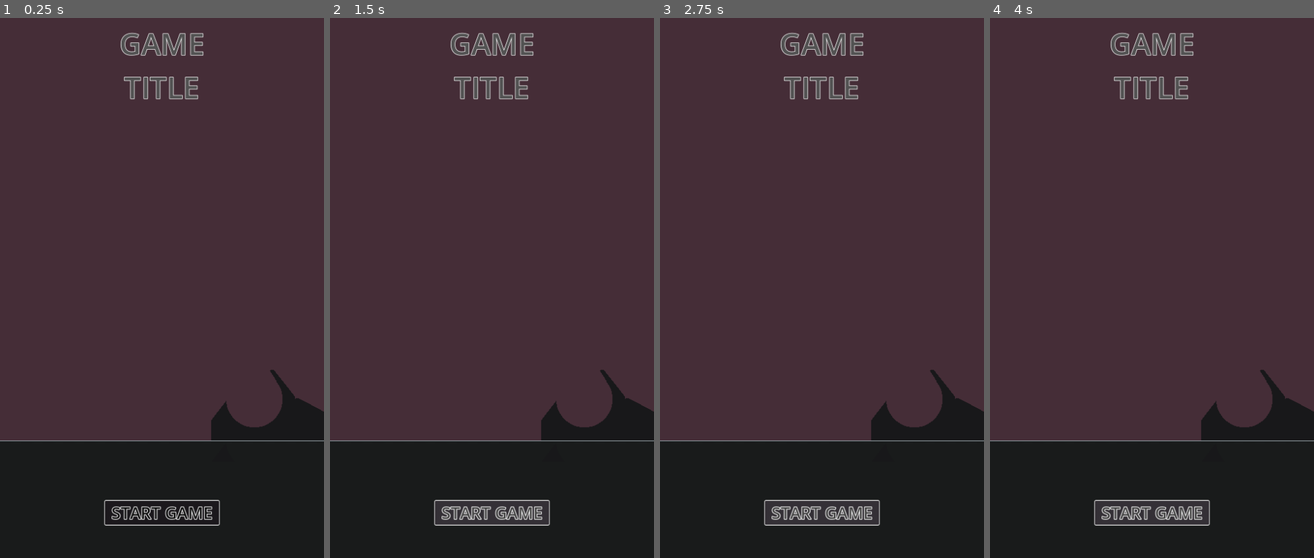
Above: before the commit, frames 1-4 (left to right).
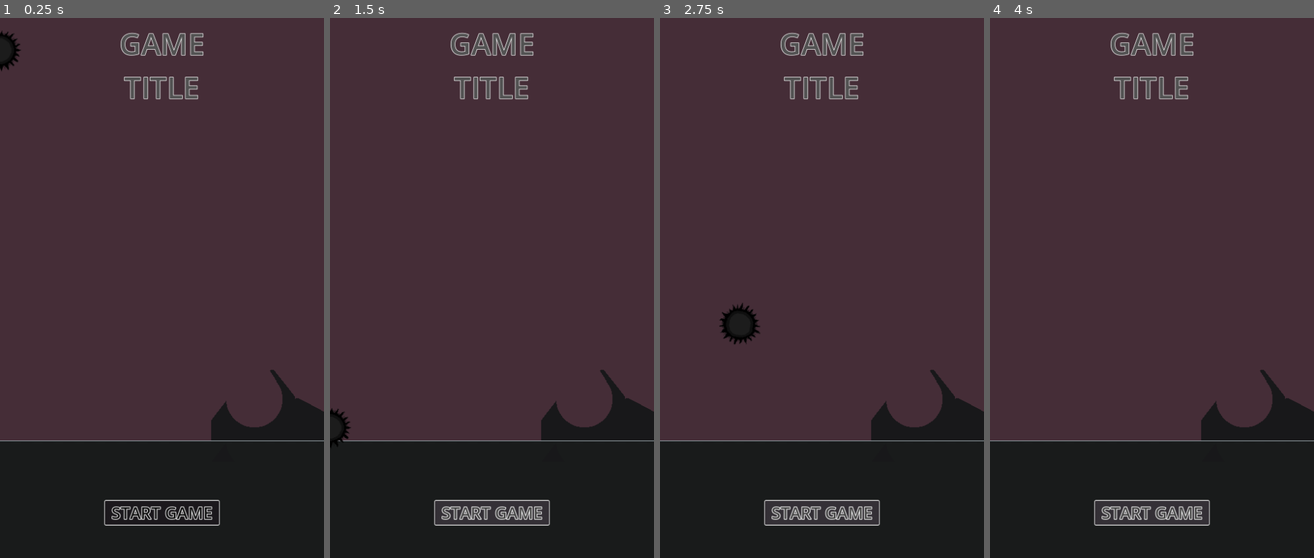
Above: after the commit, the same moments.

Repository: Arctia/42-GameJam
Game: Godot game, scene res://src/UI/title_screen.tscn
The game is run twice, just before and just after one commit, with the same random seed, the same clock (stepped at 60 frames per second) and the same inputs. The project has no main scene, so this scene is started directly.
Inputs:
- Up to frame 1 (0.25 s): no input
- Up to frame 2 (1.5 s): click "START GAME" at 0.5 s; click "START GAME" at 1.25 s
- Up to frame 3 (2.75 s): tap Enter at 2 s; hold Right (move_right, bound only after the commit) from 2.03 s (still down); tap Space (jump, bound only after the commit) at 2.1, 2.27, 2.57 s
- Up to frame 4 (4 s): tap Space (jump, bound only after the commit) at 2.85, 3.02, 3.32, 3.6 s; release Right (move_right, bound only after the commit) at 3.53 s; hold A (move_left, bound only after the commit) from 3.53 s (still down)

The runs differ from the first frame. In frame 1, 0.3% of the frame differs, in the area x 0-7%, y 2-10%; in frame 2, 0.3%; in frame 3, 0.6%, in the area x 18-31%, y 52-61%; in frame 4, nothing differs.

Commit message:
add ash sprite

Diff:
--- a/project.godot
+++ b/project.godot
@@ -19,6 +19,38 @@
 window/size/viewport_width=491
 window/size/viewport_height=818
 
+[input]
+
+move_right={
+"deadzone": 0.5,
+"events": [Object(InputEventKey,"resource_local_to_scene":false,"resource_name":"","device":-1,"window_id":0,"alt_pressed":false,"shift_pressed":false,"ctrl_pressed":false,"meta_pressed":false,"pressed":false,"keycode":0,"physical_keycode":4194321,"key_label":0,"unicode":0,"echo":false,"script":null)
+, Object(InputEventKey,"resource_local_to_scene":false,"resource_name":"","device":-1,"window_id":0,"alt_pressed":false,"shift_pressed":false,"ctrl_pressed":false,"meta_pressed":false,"pressed":false,"keycode":0,"physical_keycode":68,"key_label":0,"unicode":100,"echo":false,"script":null)
+]
+}
+move_left={
+"deadzone": 0.5,
+"events": [Object(InputEventKey,"resource_local_to_scene":false,"resource_name":"","device":-1,"window_id":0,"alt_pressed":false,"shift_pressed":false,"ctrl_pressed":false,"meta_pressed":false,"pressed":false,"keycode":0,"physical_keycode":65,"key_label":0,"unicode":97,"echo":false,"script":null)
+, Object(InputEventKey,"resource_local_to_scene":false,"resource_name":"","device":-1,"window_id":0,"alt_pressed":false,"shift_pressed":false,"ctrl_pressed":false,"meta_pressed":false,"pressed":false,"keycode":0,"physical_keycode":4194319,"key_label":0,"unicode":0,"echo":false,"script":null)
+]
+}
+move_up={
+"deadzone": 0.5,
+"events": [Object(InputEventKey,"resource_local_to_scene":false,"resource_name":"","device":-1,"window_id":0,"alt_pressed":false,"shift_pressed":false,"ctrl_pressed":false,"meta_pressed":false,"pressed":false,"keycode":0,"physical_keycode":87,"key_label":0,"unicode":119,"echo":false,"script":null)
+, Object(InputEventKey,"resource_local_to_scene":false,"resource_name":"","device":-1,"window_id":0,"alt_pressed":false,"shift_pressed":false,"ctrl_pressed":false,"meta_pressed":false,"pressed":false,"keycode":0,"physical_keycode":4194320,"key_label":0,"unicode":0,"echo":false,"script":null)
+]
+}
+move_down={
+"deadzone": 0.5,
+"events": [Object(InputEventKey,"resource_local_to_scene":false,"resource_name":"","device":-1,"window_id":0,"alt_pressed":false,"shift_pressed":false,"ctrl_pressed":false,"meta_pressed":false,"pressed":false,"keycode":0,"physical_keycode":4194322,"key_label":0,"unicode":0,"echo":false,"script":null)
+, Object(InputEventKey,"resource_local_to_scene":false,"resource_name":"","device":-1,"window_id":0,"alt_pressed":false,"shift_pressed":false,"ctrl_pressed":false,"meta_pressed":false,"pressed":false,"keycode":0,"physical_keycode":83,"key_label":0,"unicode":115,"echo":false,"script":null)
+]
+}
+jump={
+"deadzone": 0.5,
+"events": [Object(InputEventKey,"resource_local_to_scene":false,"resource_name":"","device":-1,"window_id":0,"alt_pressed":false,"shift_pressed":false,"ctrl_pressed":false,"meta_pressed":false,"pressed":false,"keycode":0,"physical_keycode":32,"key_label":0,"unicode":32,"echo":false,"script":null)
+]
+}
+
 [rendering]
 
 renderer/rendering_method="gl_compatibility"
--- a/src/UI/title_screen.tscn
+++ b/src/UI/title_screen.tscn
@@ -1,8 +1,9 @@
-[gd_scene load_steps=4 format=3 uid="uid://seo6w0nnxdql"]
+[gd_scene load_steps=5 format=3 uid="uid://seo6w0nnxdql"]
 
 [ext_resource type="Theme" uid="uid://csi604a0328au" path="res://src/theme.tres" id="1_sdxuo"]
 [ext_resource type="Script" path="res://src/UI/title_screen.gd" id="2_fqmvn"]
 [ext_resource type="PackedScene" uid="uid://bmen4pi0ult14" path="res://src/tilemap/tile_map.tscn" id="3_jbddq"]
+[ext_resource type="PackedScene" uid="uid://x8ukfuvvqph" path="res://src/entities/ash.tscn" id="4_pmvk2"]
 
 [node name="TitleScreen" type="Control"]
 layout_mode = 3
@@ -23,6 +24,9 @@
 
 [node name="map_fw" parent="Node2D" instance=ExtResource("3_jbddq")]
 layer_0/tile_data = PackedInt32Array(1179661, 983040, 7, 1048588, 917504, 5, 1114124, 917504, 6, 1179660, 917504, 7, 12 …(323 unchanged characters)…
+
+[node name="ash" parent="Node2D" instance=ExtResource("4_pmvk2")]
+ACC = 8.0
 
 [node name="Label" type="Label" parent="."]
 layout_mode = 1
--- /dev/null
+++ b/src/entities/ash.gd
@@ -0,0 +1,80 @@
+extends CharacterBody2D
+
+signal setup_ashes(total_ash, current_ash)
+signal consume_ashes(new_value)
+
+@export var ACC:float = 0
+@export var MAX_SPEED:float = 400
+@export var JUMP:float = -700
+var FRICTION:float
+var moving:bool = false
+var idle:float = 0.0
+
+@export var ashes_full:float = 100000
+@export var ashes_amount:float = 100000
+
+var gravity:float = ProjectSettings.get_setting("physics/2d/default_gravity") *1.5
+var is_jumping:bool = true
+
+func _ready():
+	FRICTION = ACC
+
+func _physics_process(delta):
+	if self.move(delta): self.reduce_ashes(delta)
+	self.jumping(delta)
+	self.check_anim()
+	self.rotating(delta)
+	move_and_slide()
+
+func move(_delta) -> bool:
+	var xaxis = Input.get_axis("move_left", "move_right")
+
+	if xaxis and self.ashes_amount > 0: velocity.x += xaxis * ACC
+	else: velocity.x = move_toward(velocity.x, 0, FRICTION/2)
+	velocity.x = clampf(velocity.x, -MAX_SPEED, MAX_SPEED)
+	if velocity.x != 0: return true
+	return false
+
+func jumping(delta) -> void:
+	if not is_on_floor(): velocity.y += gravity * delta
+	elif Input.is_action_just_pressed("jump") and self.ashes_amount > 0:
+		velocity.y += JUMP
+		self.ashes_amount -= abs(JUMP) * delta
+		consume_ashes.emit(self.ashes_amount)
+
+func reduce_ashes(delta) -> void:
+	if self.ashes_amount > 0:
+		self.ashes_amount -= abs(velocity.x) * delta
+		consume_ashes.emit(self.ashes_amount)
+	else: velocity.x = 0
+
+func rotating(delta) -> void:
+	if velocity.x != 0:
+		self.idle = 0
+		var grad:float = velocity.x / 100
+		self.rotate(deg_to_rad(grad))
+	else:
+		self.idle += delta
+		self.rotation = move_toward(self.rotation, 0.0, delta * 3)
+
+func check_anim() -> void:
+	if velocity == Vector2(0,0): self.open_eyes()
+	else: self.close_eyes()
+	if self.idle > 5:
+		#$AnimationPlayer.play("Idle")
+		self.idle = 0
+
+func open_eyes() -> void:
+	if not moving: return
+	moving = false
+	#$AnimationPlayer.play("Open_Eyes")
+
+func close_eyes() -> void:
+	if moving: return
+	moving = true
+	#$AnimationPlayer.play("Close_Eyes")
+
+func get_more_ash(value:float) -> void:
+	self.ashes_amount += value
+	if self.ashes_amount > self.ashes_full: self.ashes_amount = self.ashes_full
+	consume_ashes.emit(self.ashes_amount)
--- /dev/null
+++ b/src/entities/ash.tscn
@@ -0,0 +1,36 @@
+[gd_scene load_steps=8 format=3 uid="uid://x8ukfuvvqph"]
+
+[ext_resource type="Shader" path="res://src/entities/ashes.gdshader" id="1_7el0b"]
+[ext_resource type="Script" path="res://src/entities/ash.gd" id="1_ekyna"]
+[ext_resource type="Texture2D" uid="uid://dl5w78wxn1goa" path="res://assets/ash/Ashes-0001.png" id="2_x26s7"]
+
+[sub_resource type="FastNoiseLite" id="FastNoiseLite_3u4q0"]
+frequency = 0.009
+
+[sub_resource type="NoiseTexture2D" id="NoiseTexture2D_skocy"]
+width = 32
+height = 32
+as_normal_map = true
+bump_strength = 1.0
+noise = SubResource("FastNoiseLite_3u4q0")
+
+[sub_resource type="ShaderMaterial" id="ShaderMaterial_y70k8"]
+shader = ExtResource("1_7el0b")
+shader_parameter/noise = SubResource("NoiseTexture2D_skocy")
+
+[sub_resource type="CircleShape2D" id="CircleShape2D_hmren"]
+radius = 28.2843
+
+[node name="ash" type="CharacterBody2D"]
+script = ExtResource("1_ekyna")
+
+[node name="Sprite2D" type="Sprite2D" parent="."]
+material = SubResource("ShaderMaterial_y70k8")
+texture = ExtResource("2_x26s7")
+
+[node name="Sprite2D2" type="Sprite2D" parent="."]
+
+[node name="CollisionShape2D" type="CollisionShape2D" parent="."]
+shape = SubResource("CircleShape2D_hmren")
+
+[node name="AnimationPlayer" type="AnimationPlayer" parent="."]
--- /dev/null
+++ b/src/entities/ashes.gdshader
@@ -0,0 +1,17 @@
+shader_type canvas_item;
+
+uniform sampler2D noise;
+
+void fragment() {
+	float angle = TIME;
+	vec2 dist = vec2(.5) - UV;
+	float s = sin(angle);
+	float c = cos(angle);
+	mat2 m = mat2(vec2(c, -s), vec2(s, c));
+	dist *= m;
+	vec4 coord = texture(noise, dist);
+	coord.x -= .5;
+	coord.y -= .5;
+	vec4 lens_color = texture(TEXTURE, UV + coord.xy);
+    COLOR = lens_color;
+}
Binary file added: assets/ash/Ashes-0001.png
Not shown, added: assets/ash/Ashes-0001.png.import
Binary file added: assets/ash/Ashes-eyes-0001.png
Not shown, added: assets/ash/Ashes-eyes-0001.png.import
Binary file added: assets/ash/Ashes-eyes-0002.png
Not shown, added: assets/ash/Ashes-eyes-0002.png.import
Binary file added: assets/ash/Ashes-eyes-0003.png
Not shown, added: assets/ash/Ashes-eyes-0003.png.import
Binary file added: assets/ash/Eyes10.png
Not shown, added: assets/ash/Eyes10.png.import
Binary file added: assets/ash/Eyes7.png
Not shown, added: assets/ash/Eyes7.png.import
(and 4 more such lines)
